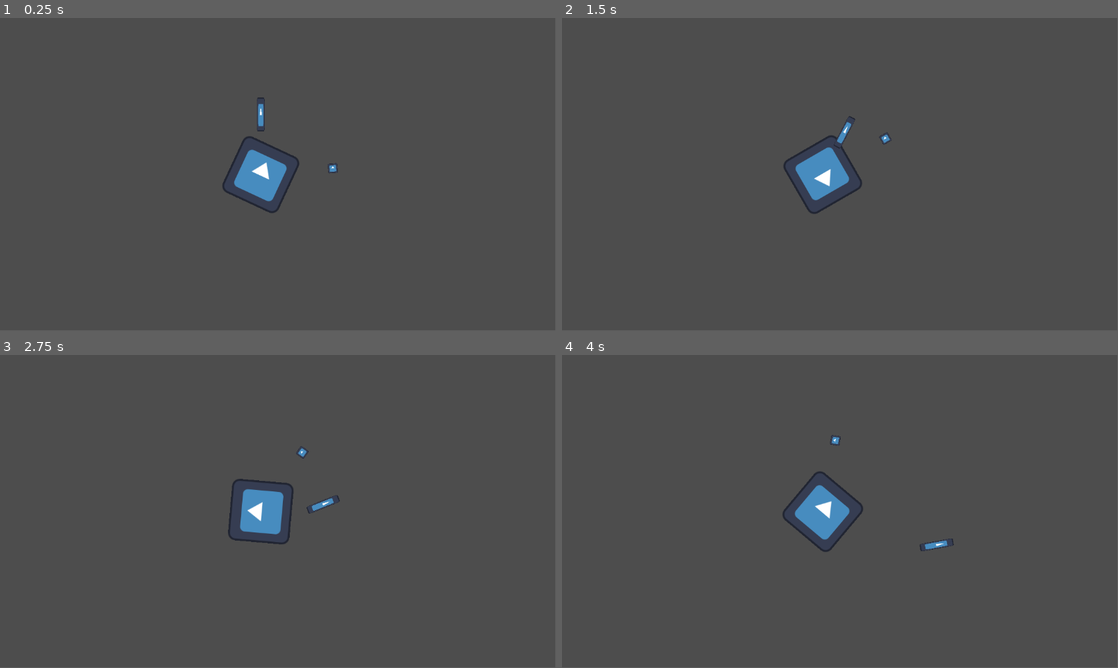
Above: before the commit, frames 1-4 (two rows, left to right).
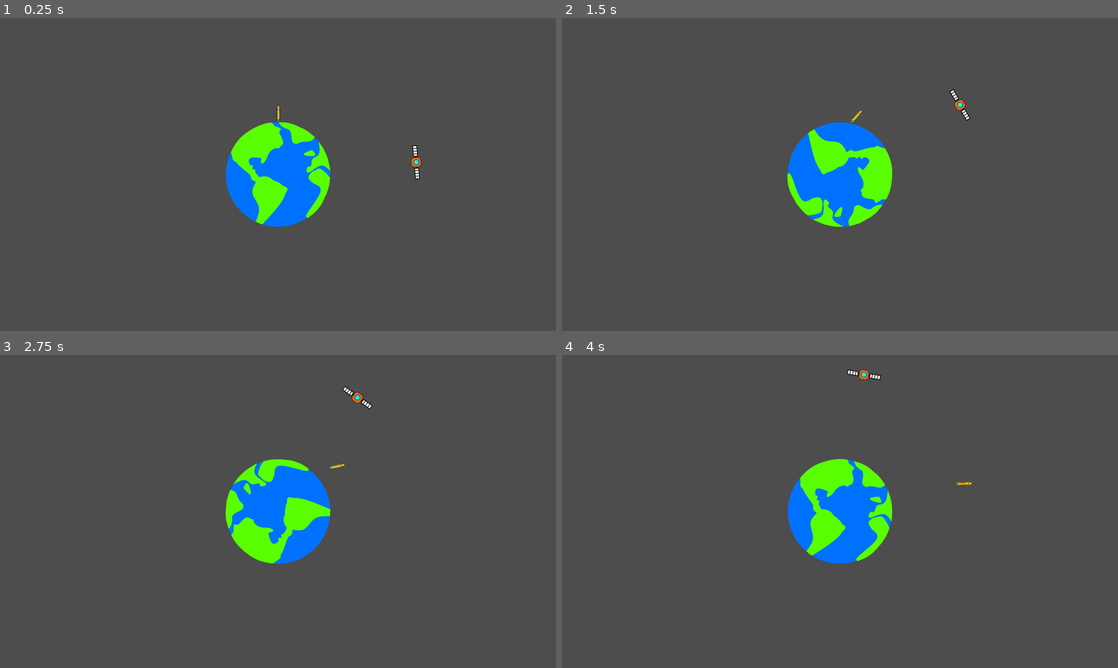
Above: after the commit, the same moments.

Repository: Fifut/Ludum-Dare-54
Game: Godot game, scene res://limited_space.tscn
The game is run twice, just before and just after one commit, with the same random seed, the same clock (stepped at 60 frames per second) and the same inputs. The engine's default icon, where the game draws it, is replaced by a stand-in: a white triangle on a blue panel in a dark square.
Inputs:
- Up to frame 1 (0.25 s): no input
- Up to frame 2 (1.5 s): hold Space (Fire) 0.53-1.28 s; tap Space (Fire) at 1.35 s
- Up to frame 3 (2.75 s): hold Space (Fire) from 2.03 s (still down)
- Up to frame 4 (4 s): release Space (Fire) at 2.78 s; tap Space (Fire) at 2.85 s; hold Space (Fire) from 3.53 s (still down)
In our replay, the window is 799x449 before the commit and 800x450 after it. These sizes can differ from the game's own. Grey fills any space a smaller window leaves; there, only what the larger window draws over its background counts as a difference.

The runs differ from the first frame. In frame 1, 5.3% of the frame differs, in the area x 40-76%, y 25-67%; in frame 2, 5.2%; in frame 3, 5.2%; in frame 4, 5.3%, in the area x 39-74%, y 4-67%.

Commit message:
Assets

Diff:
--- a/Earth/earth.tscn
+++ b/Earth/earth.tscn
@@ -1,13 +1,13 @@
 [gd_scene load_steps=5 format=3 uid="uid://bcaev7h3sosy5"]
 
-[ext_resource type="Texture2D" uid="uid://3edo515k587s" path="res://icon.svg" id="1_8s56m"]
 [ext_resource type="Script" path="res://Earth/earth.gd" id="1_tc5ar"]
+[ext_resource type="Texture2D" uid="uid://c6vux6aeke3ym" path="res://Assets/Earth.png" id="2_kb0r4"]
 
 [sub_resource type="CircleShape2D" id="CircleShape2D_wpl32"]
-radius = 63.2851
+radius = 150.003
 
 [sub_resource type="CircleShape2D" id="CircleShape2D_mi61v"]
-radius = 171.0
+radius = 670.146
 
 [node name="Earth" type="StaticBody2D"]
 collision_mask = 2
@@ -15,10 +15,10 @@
 
 [node name="EarthSprite" type="Sprite2D" parent="."]
 unique_name_in_owner = true
-texture = ExtResource("1_8s56m")
+scale = Vector2(0.5, 0.5)
+texture = ExtResource("2_kb0r4")
 
 [node name="CollisionShape2D" type="CollisionShape2D" parent="."]
-visible = false
 shape = SubResource("CircleShape2D_wpl32")
 
 [node name="Area2D" type="Area2D" parent="."]
--- a/Rocket/rocket.tscn
+++ b/Rocket/rocket.tscn
@@ -1,18 +1,19 @@
 [gd_scene load_steps=4 format=3 uid="uid://dnnuo03dxtwqj"]
 
-[ext_resource type="Texture2D" uid="uid://3edo515k587s" path="res://icon.svg" id="1_fsrsi"]
 [ext_resource type="Script" path="res://Rocket/rocket.gd" id="1_tepyd"]
+[ext_resource type="Texture2D" uid="uid://bcjghwal8baqh" path="res://Assets/Rocket.png" id="2_22k41"]
 
 [sub_resource type="RectangleShape2D" id="RectangleShape2D_r3xyi"]
-size = Vector2(14, 68)
+size = Vector2(6, 40)
 
 [node name="Rocket" type="RigidBody2D"]
 collision_layer = 2
 script = ExtResource("1_tepyd")
 
 [node name="Sprite2D" type="Sprite2D" parent="."]
-scale = Vector2(0.125, 0.546875)
-texture = ExtResource("1_fsrsi")
+scale = Vector2(0.25, 0.25)
+texture = ExtResource("2_22k41")
 
 [node name="CollisionShape2D" type="CollisionShape2D" parent="."]
+position = Vector2(0, 4)
 shape = SubResource("RectangleShape2D_r3xyi")
--- a/Satellite/satellite.gd
+++ b/Satellite/satellite.gd
@@ -1,7 +1,7 @@
 extends StaticBody2D
 
 @export var speed = 50
-@export var altitude = 150
+@export var altitude = 400
 
 @onready var CollisionShape = %CollisionShape2D
 
--- a/Satellite/satellite.tscn
+++ b/Satellite/satellite.tscn
@@ -1,19 +1,20 @@
 [gd_scene load_steps=4 format=3 uid="uid://cfmpwidsrbs78"]
 
-[ext_resource type="Texture2D" uid="uid://3edo515k587s" path="res://icon.svg" id="1_4hr1t"]
 [ext_resource type="Script" path="res://Satellite/satellite.gd" id="1_imqjb"]
+[ext_resource type="Texture2D" uid="uid://dfe8vi375ld7f" path="res://Assets/Satellite.png" id="2_li5yg"]
 
-[sub_resource type="CircleShape2D" id="CircleShape2D_snk27"]
+[sub_resource type="CapsuleShape2D" id="CapsuleShape2D_wnmwi"]
+radius = 7.0
+height = 96.0
 
 [node name="Satellite" type="StaticBody2D"]
 script = ExtResource("1_imqjb")
 
 [node name="CollisionShape2D" type="CollisionShape2D" parent="."]
 unique_name_in_owner = true
-position = Vector2(141, 1.26218e-29)
-shape = SubResource("CircleShape2D_snk27")
+position = Vector2(200, 0)
+shape = SubResource("CapsuleShape2D_wnmwi")
 
 [node name="SatelliteSprite" type="Sprite2D" parent="CollisionShape2D"]
-position = Vector2(7.62939e-06, 3.55271e-15)
-scale = Vector2(0.15625, 0.15625)
-texture = ExtResource("1_4hr1t")
+rotation = -1.5708
+texture = ExtResource("2_li5yg")
--- a/limited_space.tscn
+++ b/limited_space.tscn
@@ -7,11 +7,11 @@
 [node name="LimitedSpace" type="Node2D"]
 
 [node name="Satellite" parent="." instance=ExtResource("2_7j2bm")]
-position = Vector2(541, 325)
+position = Vector2(800, 450)
 speed = -20
 
 [node name="Earth" parent="." instance=ExtResource("1_b0o21")]
-position = Vector2(541, 325)
+position = Vector2(800, 450)
 
 [node name="Rocket" parent="." instance=ExtResource("3_42b04")]
-position = Vector2(541, 199)
+position = Vector2(801, 274)
--- a/project.godot
+++ b/project.godot
@@ -14,6 +14,11 @@
 run/main_scene="res://limited_space.tscn"
 config/features=PackedStringArray("4.1", "GL Compatibility")
 config/icon="res://icon.svg"
+
+[display]
+
+window/size/viewport_width=1600
+window/size/viewport_height=900
 
 [editor_plugins]
 
Binary file added: Assets/Earth.png
Not shown, added: Assets/Earth.png.import
Binary file added: Assets/Rocket.png
Not shown, added: Assets/Rocket.png.import
Binary file added: Assets/Satellite.png
Not shown, added: Assets/Satellite.png.import
Not shown, added: Assets/RAW/Earth.pdn
Not shown, added: Assets/RAW/Rocket.pdn
Not shown, added: Assets/RAW/Satellite.pdn
